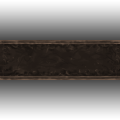
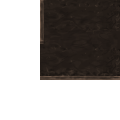
Layers edited between the first and the second w=120, h=120 image:
added layer "h 3 copy 12" above "h 3 copy 8" over [40, 0, 120, 80]
hid "h 3" over [0, 40, 120, 80]
hid "Layer 4 copy 14" over [0, 1, 120, 118]
